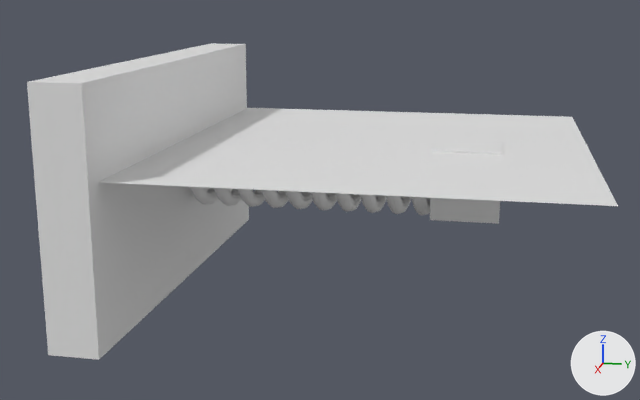
An edit to the Blender file spring.blend, drawn before and after from the same camera.
Both versions are drawn from a camera (50 mm lens) standing at (7.56, 2.95, 1.69) and looking at (0.07, 1.45, -0.19). The axes (+X, +Y, +Z) are drawn at lower right. The lights are the same throughout. The picture after the commit comes second.

Names of what the first picture shows: 'Circle', 'Plane', 'mass', 'support'.
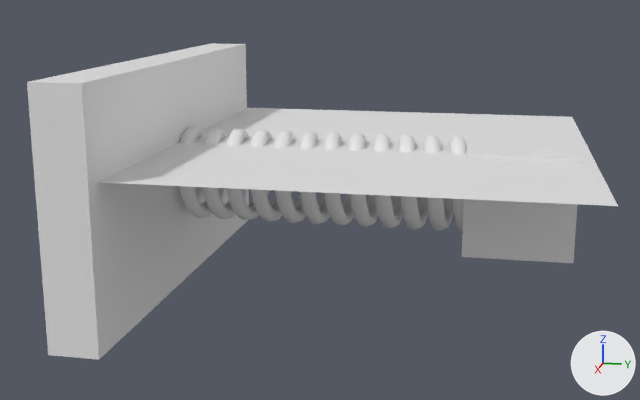
What differs and where, as boxes (x1, y1, x2, y2) in the pictures (640 x 400 px):
'Circle', moved, rescaled, modifiers changed (19% wider, 32% taller): before (188, 136, 430, 215); after (179, 127, 467, 232)
'mass', moved, turned, rescaled: before (430, 138, 503, 224); after (462, 137, 581, 263)

What changed in the scene script:
```text
Change me_circle:
    used by ob_circle; location = (-0.101, -0.013, 0.0); scale = (0.0632, 0.0632, 0.0632)
    remove me_circle.from_pydata(...)  # 32 vertices, 0 faces, 32 loose edges; spans x -5.0..-3.0, y -1.0..1.0, z 0.0
    add me_circle.from_pydata(...)  # 32 vertices, 0 faces, 32 loose edges; spans x -0.42..-0.29, y -0.08..0.05, z 0.0
    me_circle part 1: the whole mesh is scaled about its middle by (0.0632, 0.0632, 1), then moved by (3.65, -0.01, 0.0)
Change ob_mass:
    remove ob_mass.matrix_parent_inverse = Matrix(((1.0, 0.0, 0.0, 0.0), (0.0, 1.0, 0.0, 0.0), (0.0, 0.0, 1.02, 0.0), (0.0, 0.0, 0.0, 1.0)))
    ob_mass.parent: ob_spring -> ob_circle
    ob_mass.location: (-0.0659, 0.0, -0.829) -> (0.00956, 0.173, -0.0904)
    ob_mass.rotation_euler: (0.0, 0.0, 0.0) -> (1.571, 0.0, 0.0)  # degrees (0, 0, 0) -> degrees (90, 0, 0)
    ob_mass.scale: (1.0, 1.0, 1.0) -> (1.43, 1.43, 1.38)
Change ob_circle:
    ob_circle.location: (-0.101, -0.013, 0.0) -> (0.0, 0.0, 0.0)
    ob_circle.scale: (0.0632, 0.0632, 0.0632) -> (1.0, 1.08, 1.0)
    where _m = ob_circle.modifiers.new('Screw', 'SCREW')
    _m.iterations: 11 -> 13
    where _m = ob_circle.modifiers.new('Screw', 'SCREW')
    _m.screw_offset: 3.5 -> 0.2
```
